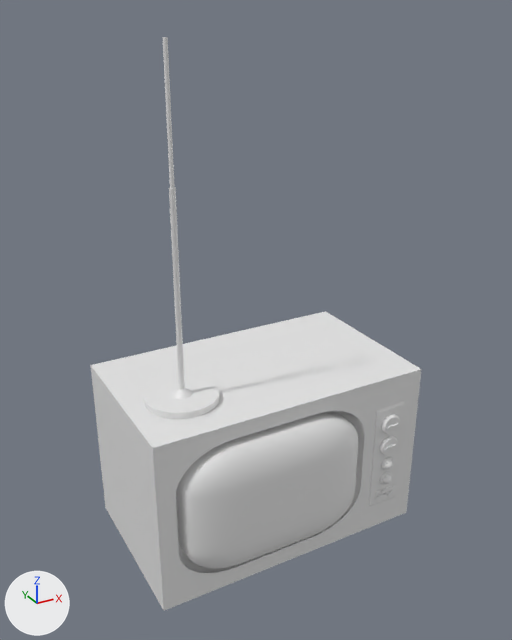
The FBX model tv_v01/src/models/BlenderTV/tv.fbx: old version first, new version second.
Before and after are seen from a 50 mm camera at (-0.993, -1.811, 1.361) aimed at (-0.018, -0.039, 0.475). The axes (+X, +Y, +Z) are drawn at lower left. The lights are the same throughout. Where no turn or scale is listed for an object, it has been applied to the vertices.

Names of what the first picture shows: 'Antenne2', 'Antenne3', 'AntenneBoden', 'LayoutSchalter1', 'LayoutSchalter2', 'SchalterFläche', 'TVBildschirm', 'TVKorpus'.
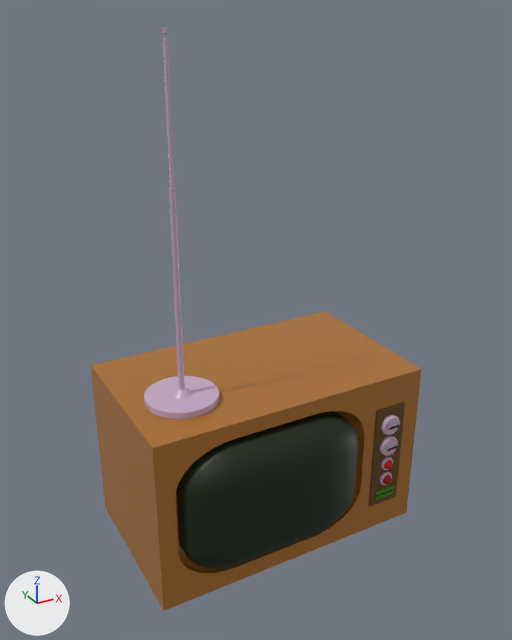
The newer file is also rescaled (x15.0) as a whole; pictures and numbers use the older file's frame.

Where the change shows, as pixel boxes [x1, y1, x2, y2] in the pictures (512 x 640 px):
'TVKorpus', recoloured (white to brown)
    both: [90, 311, 422, 611]
'TVBildschirm', recoloured (grey to black)
    both: [176, 411, 358, 569]
'AntenneBoden', recoloured (white to grey)
    both: [144, 376, 219, 419]
'SchalterFläche', recoloured (grey to brown)
    both: [369, 402, 405, 507]
'LayoutSchalter1', deleted
    before: [381, 414, 400, 434]
'LayoutSchalter2', deleted
    before: [380, 436, 398, 456]

The change, as a diff of the scene's bpy script:
```diff
--- a/tv_v01/src/models/BlenderTV/tv.fbx.py
+++ b/tv_v01/src/models/BlenderTV/tv.fbx.py
@@ mat_schaltflächematerial @@
+mat_schaltflächematerial = principled_material('schaltflächeMaterial')
+mat_schaltflächematerial.base_color = (0.116, 0.0476, 0.00304)  # brown #603e0a
+mat_schaltflächematerial.roughness = 0.68
@@ mat_fernsehermaterial @@
+mat_fernsehermaterial = principled_material('fernseherMaterial')
+mat_fernsehermaterial.base_color = (0.404, 0.158, 0.0224)  # brown #aa6f29
+mat_fernsehermaterial.roughness = 0.307
@@ mat_antennesilver @@
+mat_antennesilver = principled_material('antenneSilver')
+mat_antennesilver.base_color = (0.561, 0.401, 0.563)  # light grey #c5aac6
+mat_antennesilver.roughness = 0.3
@@ mat_bildschirmmaterial @@
+mat_bildschirmmaterial = principled_material('BildschirmMaterial')
+mat_bildschirmmaterial.base_color = (0.0052, 0.0172, 0.00333)  # black #10230b
@@ me_cube_003 @@
 me_cube_003.from_pydata(...)  # 24 vertices, 26 faces; spans x -0.063..0.063, y 0.071..0.271, z -0.204..0.204
+me_cube_003.materials.append(mat_schaltflächematerial)  # brown #603e0a
@@ me_cube_008 @@
 me_cube_008.from_pydata(...)  # 600 vertices, 602 faces; spans x -0.306..0.306, y -0.114..0.114, z -0.218..0.218
+me_cube_008.materials.append(mat_bildschirmmaterial)  # black #10230b
@@ me_cube_001 @@
 me_cube_001.from_pydata(...)  # 360 vertices, 340 faces; spans x -1.0..1.0, y -1.0..1.0, z -1.0..1.0
+me_cube_001.materials.append(mat_fernsehermaterial)  # brown #aa6f29
@@ me_cylinder_001 @@
 me_cylinder_001.from_pydata(...)  # 440 vertices, 222 faces; spans x -0.111..0.111, y -0.111..0.111, z -0.01..0.01
+me_cylinder_001.materials.append(mat_antennesilver)  # light grey #c5aac6
@@ ob_layoutschalter2 @@
-ob_layoutschalter2 = bpy.data.objects.new('LayoutSchalter2', me_cylinder_012)
-ob_layoutschalter2.location = (0.35, -0.275, 0.037)
@@ ob_layoutschalter1 @@
-ob_layoutschalter1 = bpy.data.objects.new('LayoutSchalter1', me_cylinder)
-ob_layoutschalter1.location = (0.35, -0.275, 0.119)
```
